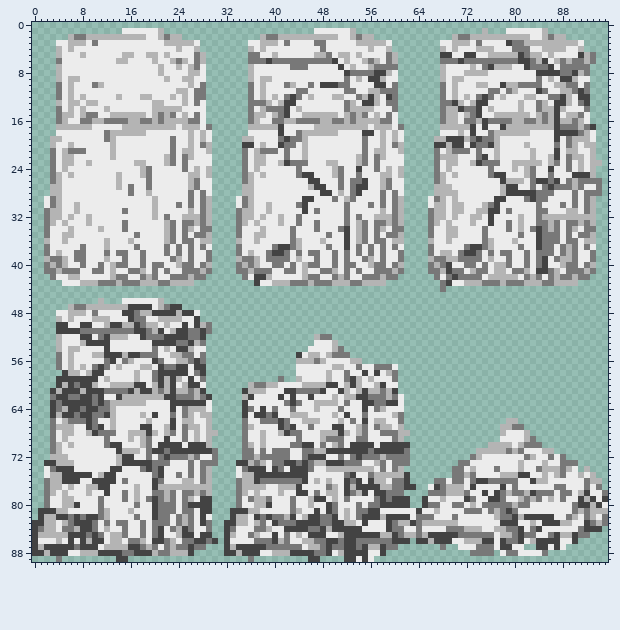
A sprite sheet gets an edit: assets/images/ObstacleDestroy.png. Above, as it was before the edit.
Rulers count pixels.
Now the later version:
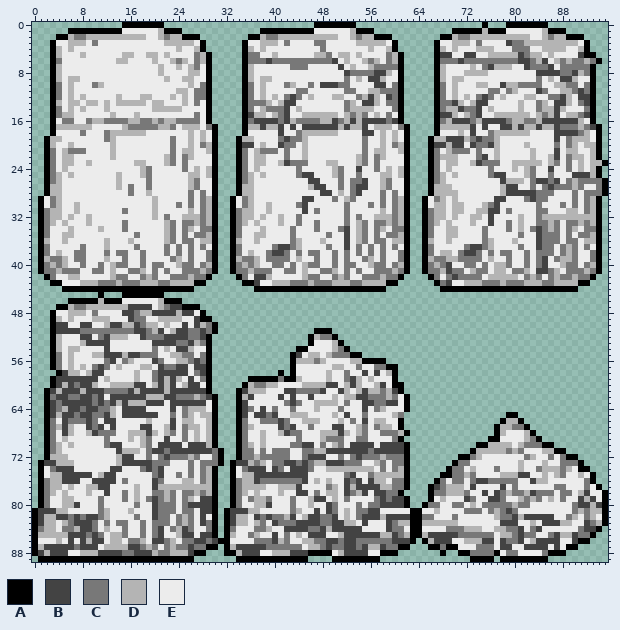
Palette (. is transparent): A #000000  B #434343  C #787878  D #b4b4b4  E #ececec
Difference:
file 192x180 -> 96x90 pixels (blocks of 2x2 -> 1x1; one block is one cell here)
Changed rows in their new state; - is an unchanged pixel.
first column x 0:
 0 ---------------AAAAAAA-------------------------AAAAAAA---------------------A---AAAAAAA----------
 1 ------AAAAAAAAA-------AAA-------------AAAAAAAAA-------AAA-------------AAAAA-AAA-------AAA-------
 2 ----AA-------------------AAA--------AA-------------------AAA--------AA-------------------AAA----
 3 ---A------------------------A------A------------------------A------A------------------------A---
 4 ---A------------------------A------A------------------------A------A------------------------A---
 5 ---A-------------------------A-----A-------------------------A-----A------------------------AA--
 6 ---A-------------------------A-----A-------------------------A-----A--------------------------A-
 7 ---A-------------------------A-----A-------------------------A-----A-------------------------A--
 8 ---A-------------------------A-----A-------------------------A-----A-------------------------A--
 9 ---A-------------------------A-----A-------------------------A-----A-------------------------A--
10 ---A-------------------------A-----A-------------------------A-----A-------------------------A--
11 ---A-------------------------A-----A-------------------------A-----A-------------------------A--
12 ---A-------------------------A-----A-------------------------A-----A-------------------------A--
13 ---A--------D-DDDDD----------A-----A-------------------------A-----A-------------------------A--
14 ---A-------------------------A-----A-------------------------A-----A-------------------------A--
15 ---A----EEE---EEE-E-EEEE-E---A-----AB------------------------A-----ABB----------------------BA--
16 ---AECC-E---------------CC---A-----A-BBBB-B-------B--B-BBBB-BA-----A--BBB---BBB------BB-BBB--A--
17 ---A------------CCCCC--C------A----A--B----B-BBBBBB-B--B------A----A-----------B-B--B---------A-
18 ---A----C---------------------A----A--------------------------A----A--------------------------A-
19 --A---------------------------A---A---------------------------A---A---------------------------A-
20 --A---------------------------A---A---------------------------A---A---------------------------A-
21 --A---------------------------A---A---------------------------A---A---------------------------A-
22 --A---------------------------A---A---------------------------A---A---------------------------A-
23 --A---------------------------A---A---------------------------A---A----------------------------A
24 --A---------------------------A---A---------------------------A---A---------------------------A-
25 --A---------------------------A---A---------------------------A---A---------------------------A-
26 --A---------------------------A---A---------------------------A---A----------------------------A
27 --A---------------------------A---A---------------------------A---A----------------------------A
28 --A---------------------------A---A---------------------------A---A----------------------------A
29 -A----------------------------A--A----------------------------A--A----------------------------A-
30 -A----------------------------A--A----------------------------A--A----------------------------A-
31 -A----------------------------A--A----------------------------A--A----------------------------A-
32 -A----------------------------A--A----------------------------A--A----------------------------A-
33 -A----------------------------A--A----------------------------A--A----------------------------A-
34 -A----------------------------A--A----------------------------A--A----------------------------A-
35 -A----------------------------A--A----------------------------A--A----------------------------A-
36 -A----------------------------A--A----------------------------A--A----------------------------A-
37 -A----------------------------A--A----------------------------A--A----------------------------A-
38 -A----------------------------A--A----------------------------A--A----------------------------A-
39 -A----------------------------A--A----------------------------A--A----------------------------A-
40 -A----------------------------A--A----------------------------A--A----------------------------A-
41 -A----------------------------A--A----------------------------A--A----------------------------A-
42 --A--------------------------A----A--------------------------A----A--------------------------A--
43 ---AA----------------------AA------AA----------------------AA------A-----------------------AA---
44 -----AAAAAAAAAAAAAAAAAAAAAA----------AAAAAAAAAAAAAAAAAAAAAA---------AAAAAAAAAAAAAAAAAAAAAAA-----
45 -----------A---AAAAAAA--------------------------------------------------------------------------
46 ------AAAAA-AAA-------AAA-----------------------------------------------------------------------
47 ----AA-------------------AAA--------------------------------------------------------------------
48 ---A------------------------A-------------------------------------------------------------------
49 ---A------------------------AA------------------------------------------------------------------
50 ---A--------------------------A-----------------------------------------------------------------
51 ---A--------------------------A----------------AAA----------------------------------------------
52 ---A-------------------------A----------------A---A---------------------------------------------
53 ---A-------------------------A----------------A----A--------------------------------------------
54 ---A-------------------------A--------------AA------A-------------------------------------------
55 ---A-------------------------A-------------A---------AA-----------------------------------------
56 ---A-------------------------A-------------A-----------AAAA-------------------------------------
57 ---A-------------------------A-------------A---------------AA-----------------------------------
58 ----A------------------------A-----------A-A----------------A-----------------------------------
59 ---A-------------------------A------AAAAA-AA----------------A-----------------------------------
60 ---A-------------------------A-----A------------------------AA----------------------------------
61 --A-----------------BB--BBBB-A----A--------------------------A----------------------------------
62 --A----------B-BBBB-----------A---A---------------------------A---------------------------------
63 --A----------B-B---BBB--------A---A---------------------------A---------------------------------
64 --A------------BBBB-----------A---A---------------------------A---------------------------------
65 --A------------BBBBB----------A---A--------------------------------------------AA---------------
66 --A--B------BB----------------A---A--------------------------A----------------A--A--------------
67 --A--B-------B----------------A---A--------------------------A---------------A----A-------------
68 --A--B------------------------A---A---------------------------A--------------A-----A------------
69 --A---------------------------A---A--------------------------A--------------AA------A-----------
70 --A---------------------------A---A---------------------------A-----------AA---------AA---------
71 --A----------------------------A--A---------------------------A----------A-------------AA-------
72 --A----------------------------A--A---------------------------A--------AA----------------AA-----
73 -A-----------------------------A-A----------------------------A-------A--------------------A----
74 -A----------------------------A--A----------------------------A------A---------------------AA---
75 -A----------------------------A--A----------------------------A-----AA-----------------------A--
76 -A----------------------------A--A----------------------------A----A-------------------------A.-
77 -A----------------------------A--A----------------------------A.--A---------------------------A-
78 -A----------------------------A--A---------------------------A----A----------------------------A
79 -A----------------------------A--A----------------------------A--.A----------------------------A
80 -A----------------------------A--A----------------------------A--A-----------------------------A
81 A-----------------------------A-A------------------------------AA------------------------------A
82 A-----------------------------A-A------------------------------AA------------------------------A
83 A-----------------------------A-A------------------------------AA------------------------------A
84 A-----------------------------A-A------------------------------AA-----------------------------A-
85 A-----------------------------A-A------------------------------AA----------------------------A--
86 A------------------------------AA------------------------------A.A-------------------------AA---
87 A----------------------------AA-A----------------------------AA---AA-AA-----------BB-----AA-----
88 A--------------------------AA---AA------------AAAA--------AAA-------A--AA----A--------AAA-------
89 -AAAAAAAAAAAAAAAAAAAAAAAAAA-------AAAAAAAAAAAA..--AAAAAAAA---------------AAAA-AAAAAAAA----------
Boxes around the changes in both pictures, in picture pixels (x1, y1, x2, y2):
changed: (32, 22, 608, 562)
